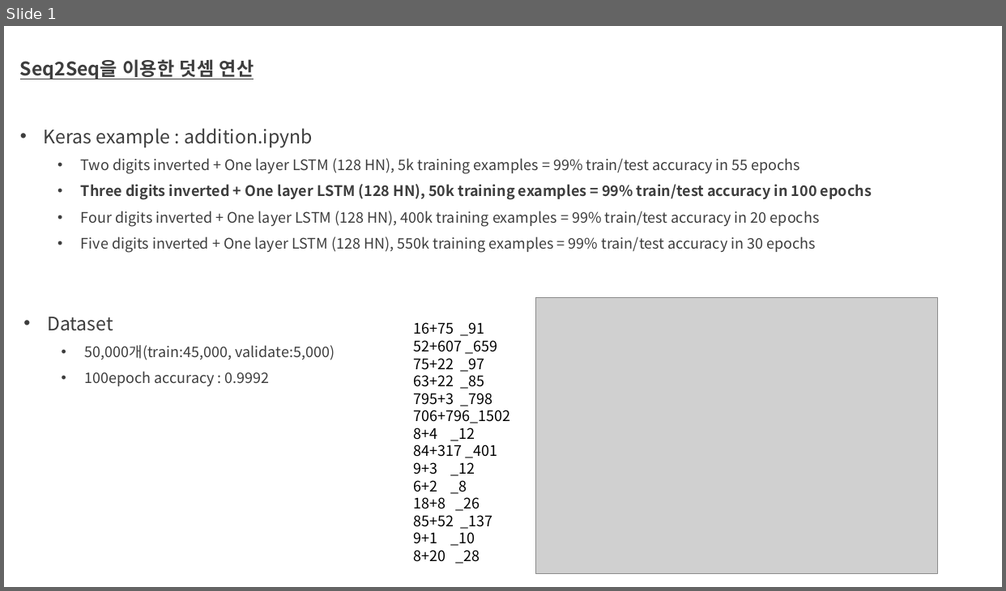
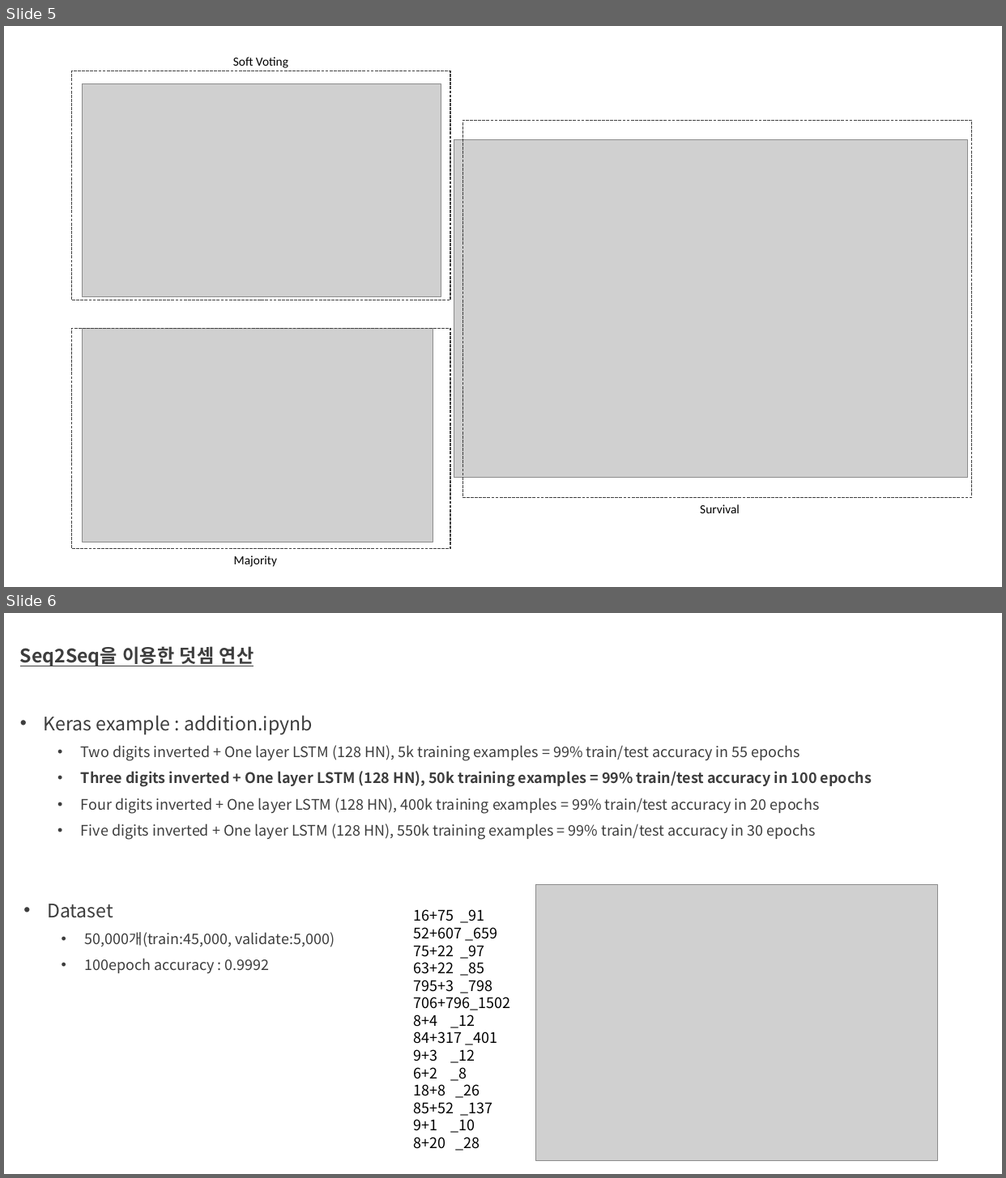
Before and after one commit to aaajeong/Time-Step-Ensemble-in-Arithmetic, a slide deck: 개인미팅준비.pptx. Shown one above the other, each under a label of ours: slide 1 before the commit, slides 5 and 6 after it. The pictures are 1006x591 and 1006x1178 pixels, drawn with LibreOffice and Linux fonts; fonts in the diff are those of the drawing; grey boxes stand for pictures. Boxes give left, top, right and bottom in pixels: in the first picture for what was removed or moved away, otherwise in the second. Text is boxed around its words. In the diff, an @@ line names an element or a change of style, - is before the commit and + after.

```diff
--- a/개인미팅준비.pptx
+++ b/개인미팅준비.pptx
@@ slide 5 added at (4,26,1002,587), background #FFFFFF @@
@@ rectangle added at (71,71,450,300), outline #404040 1 pt dashed @@
@@ text added at (233,57,288,68), 12 pt, text #000000 @@
+Soft Voting
@@ picture added at (82,84,441,297) @@
@@ rectangle added at (463,120,972,498), outline #404040 1 pt dashed @@
@@ picture added at (454,139,968,478) @@
@@ rectangle added at (71,328,450,549), outline #404040 1 pt dashed @@
@@ picture added at (82,328,433,543) @@
@@ text added at (700,505,739,514), 12 pt, text #000000 @@
+Survival
@@ text added at (234,556,277,567), 12 pt, text #000000 @@
+Majority
@@ what was slide 1 is now slide 6 @@
```
Also in this commit, not shown: 4 other slides added.
